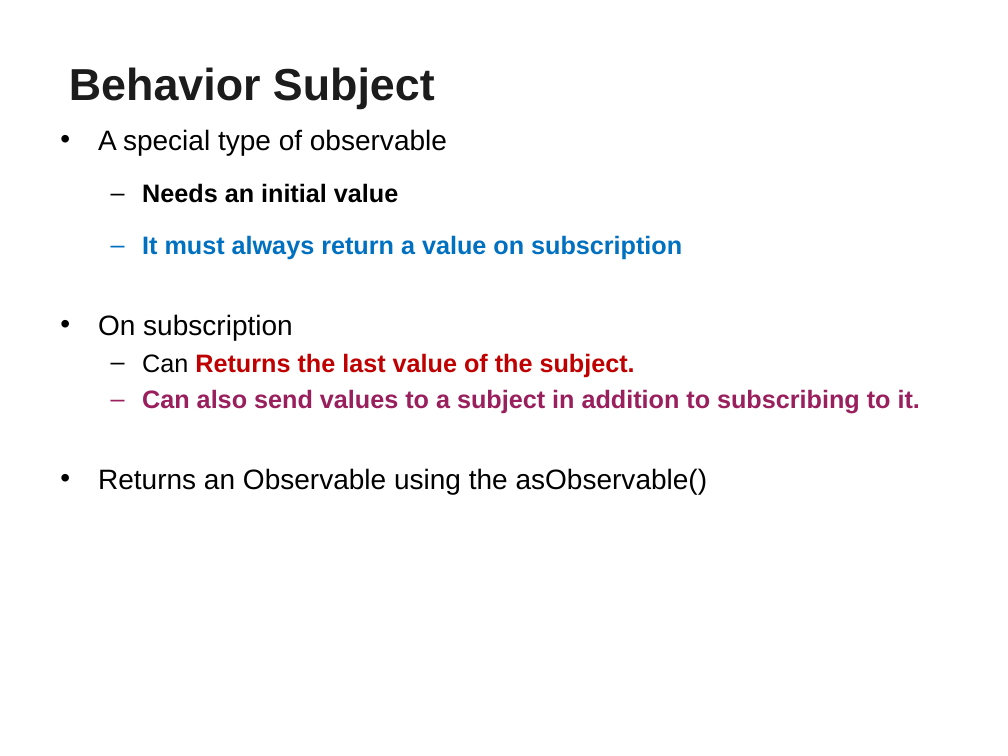
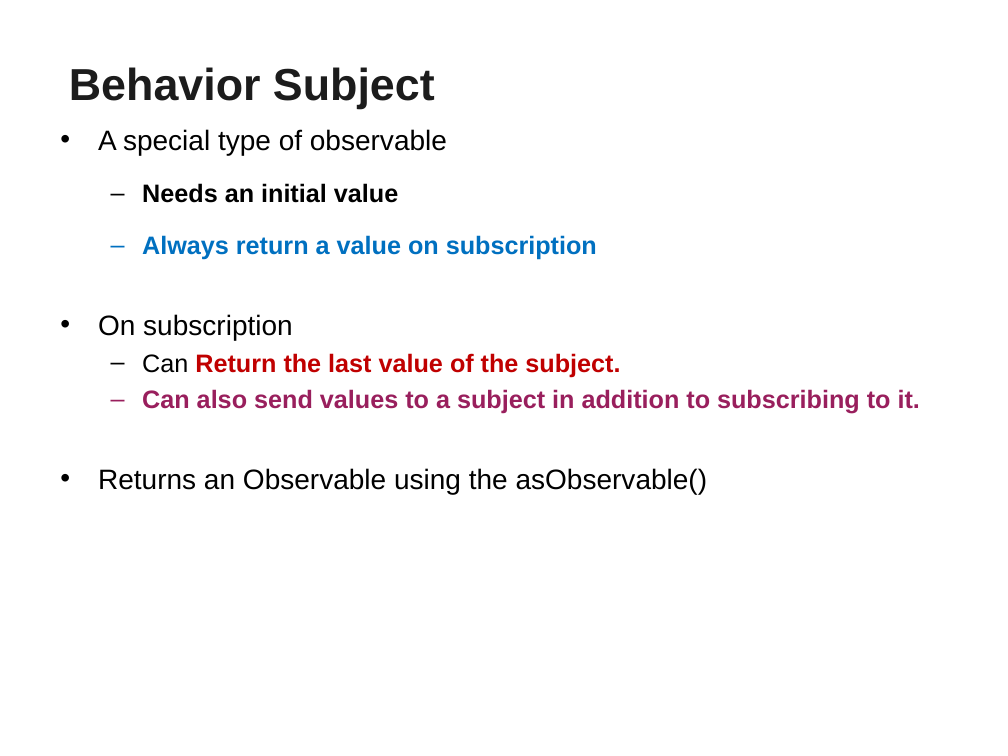
Before and after one commit to vatsank/angularExample, a slide deck: slide 128 of Angular_Module01.ppt (slide 137 before the commit). Drawn at 1008x756 pixels with LibreOffice and Linux fonts; fonts in the diff are those of the drawing; background and template pictures are left out. Boxes give left, top, right and bottom in pixels: in the first picture for what was removed or moved away, otherwise in the second. Text is boxed around its words. In the diff, an @@ line names an element or a change of style, - is before the commit and + after.

```diff
--- a/Angular_Module01.ppt
+++ b/Angular_Module01.ppt
@@ text at box(142, 235, 597, 260): text changed @@
-  – It must always return a value on subscription
+  – Always return a value on subscription
@@ text at box(142, 353, 620, 377): text changed @@
-  – Can Returns the last value of the subject.
+  – Can Return the last value of the subject.
```
Also in this commit, not shown: 23 other slides changed, 4 slides added, 11 slides removed, 1 other file.
